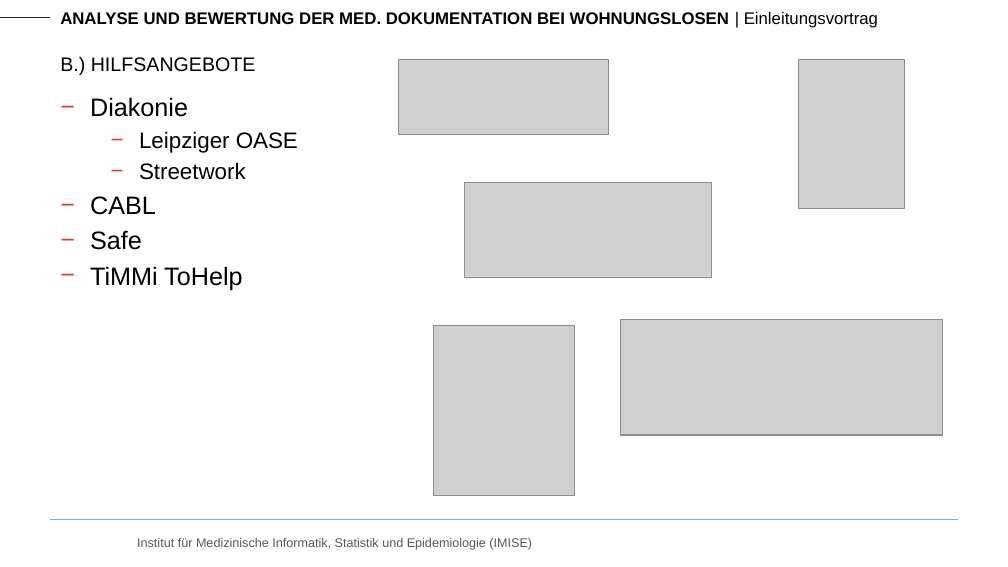
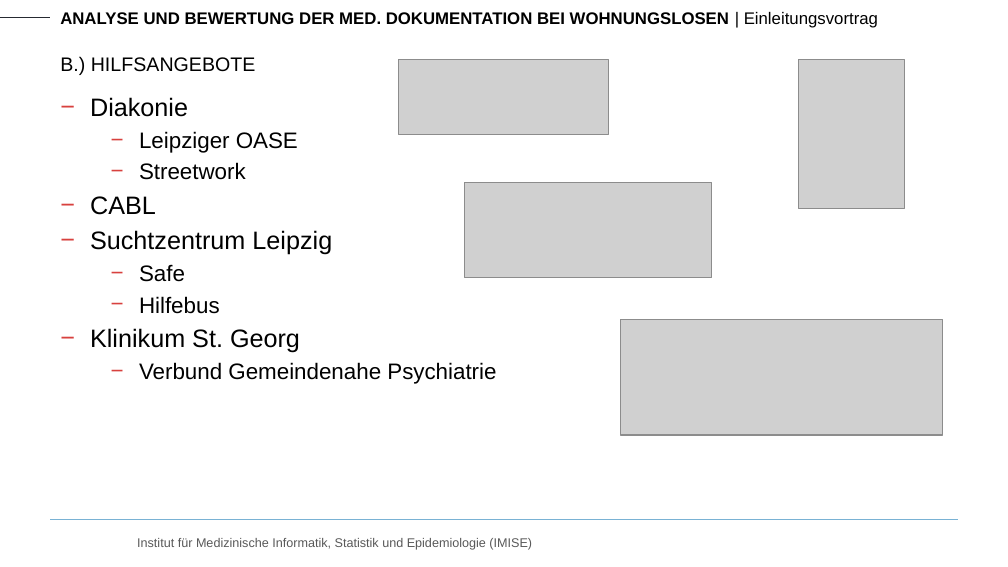
Before and after one commit to RoKuen/masterthesis, a slide deck: slide 8 of Presentations/1_presentation.pptx (slide 6 before the commit). Drawn at 1008x567 pixels with LibreOffice and Linux fonts; fonts in the diff are those of the drawing; grey boxes stand for pictures; background and template pictures are left out. Boxes give left, top, right and bottom in pixels: in the first picture for what was removed or moved away, otherwise in the second. Text is boxed around its words. In the diff, an @@ line names an element or a change of style, - is before the commit and + after.

```diff
--- a/Presentations/1_presentation.pptx
+++ b/Presentations/1_presentation.pptx
@@ text at (90, 230, 332, 255): paragraph added @@
+− Suchtzentrum Leipzig
@@ text at (139, 264, 185, 282): size 18 to 16 pt in "Safe"; list level 1 to 2 in "Safe" @@
@@ text at (90, 296, 496, 384): text changed; size 18 to 16 pt @@
-− TiMMi ToHelp
+  − Hilfebus
+− Klinikum St. Georg
+  − Verbund Gemeindenahe Psychiatrie
@@ picture removed at (433, 326, 575, 496) @@
```
Also in this commit, not shown: 6 other slides changed, 4 slides added.
